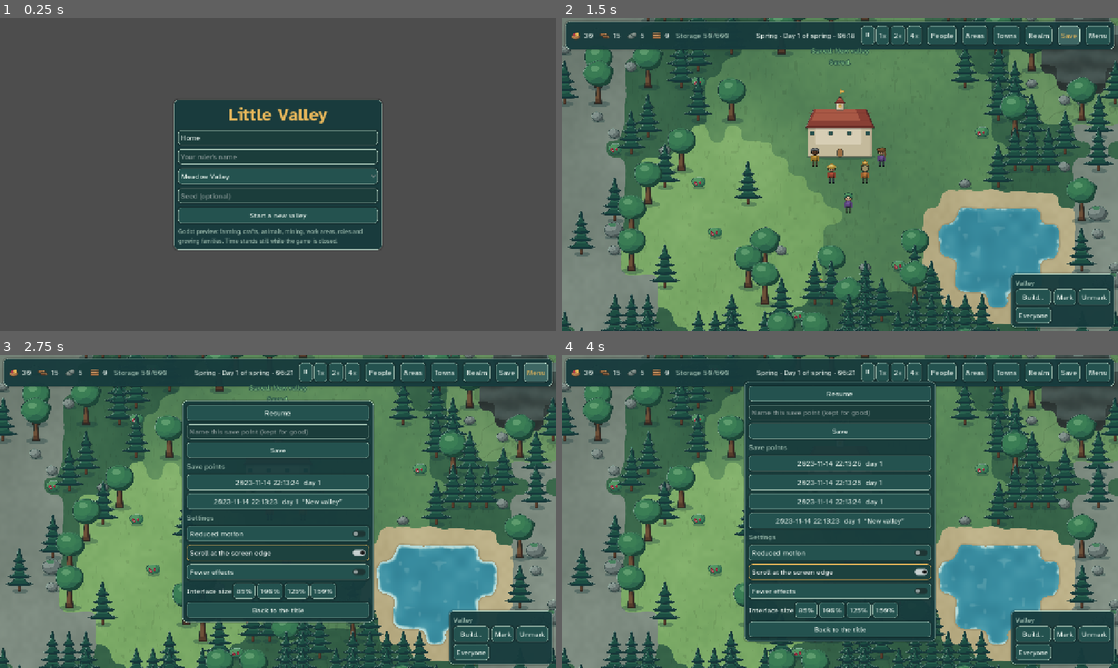
Above: before the commit, frames 1-4 (two rows, left to right).
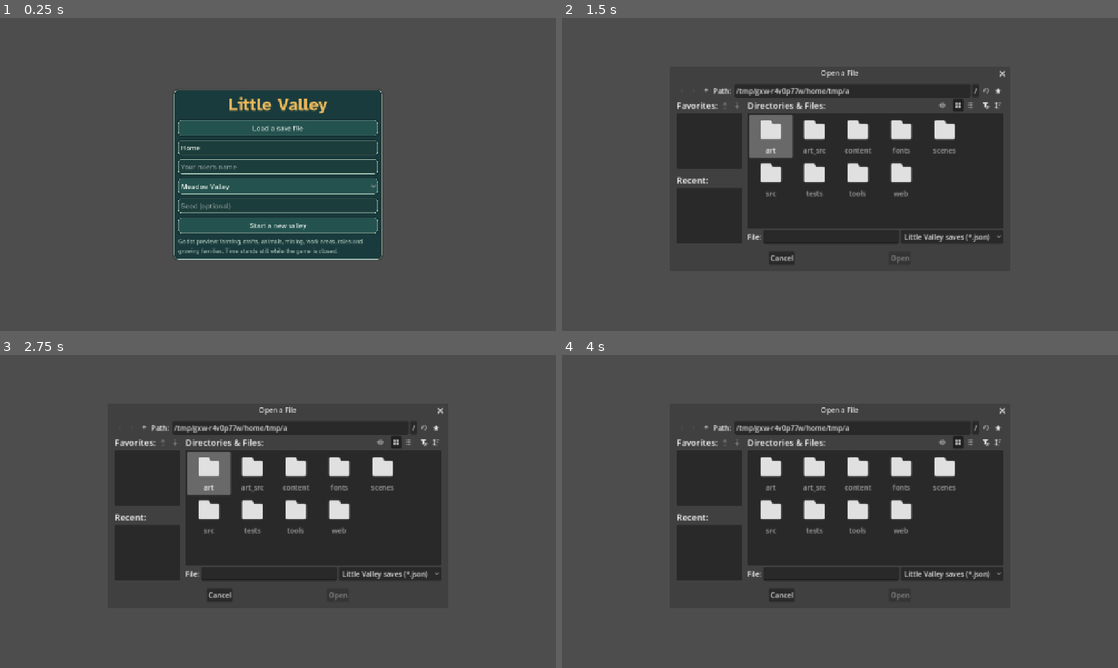
Above: after the commit, the same moments.

Repository: Rozuuuuu/the-little-valley
Game: Godot game, scene res://scenes/main.tscn
Same seed, same stepped clock (60 frames per second), same inputs: the game is played once before the commit and once after it.
Inputs (mouse positions are in pixels of both pictures, inside the frame that each line leads up to):
- Up to frame 1 (0.25 s): no input
- Up to frame 2 (1.5 s): click "Start a new valley" (after the commit: "Load a save file") at 0.5 s; click (1067, 36) at 1.25 s, where only the run before the commit has a clickable "Save"
- Up to frame 3 (2.75 s): click (533, 373) at 2 s, where only the run before the commit has a clickable "Menu"
- Up to frame 4 (4 s): click (840, 448) at 2.75 s, where only the run before the commit has a clickable "Save"; click (840, 439) at 3.5 s, where only the run before the commit has a clickable "Save"

The runs differ from the first frame. In frame 1, 7.1% of the frame differs, in the area x 31-69%, y 23-78%; in frame 2, 95%, in the area x 0-100%, y 0-100%; in frame 3, 91%; in frame 4, 92%.

Commit message:
Godot: save files in and out, and bring valleys over from the old browser game
Download save file (browser download on the web, Downloads folder on desktop),
Load a save file (file picker / system dialog), and on the web the title offers
to copy the old game's IndexedDB valleys in (read only; newest good copy wins:
emergency, current, backup). Imports are stored converted, as named points.

Co-Authored-By: Claude Opus 5.5 <noreply@anthropic.com>

Diff:
--- a/godot/src/persistence/save_store.gd
+++ b/godot/src/persistence/save_store.gd
@@ -64,6 +64,24 @@
 	for id in dropped:
 		DirAccess.remove_absolute(dir.path_join(id + ".json"))
 	return {"ok": true, "error": "", "point": point}
+
+
+## Keeps a save brought in from outside (a file, or the old browser game) as a save point of
+## world `id`. Older versions are stored converted; the source text is never changed.
+## Returns "" or the reason it could not be brought in.
+func import_text(text: String, id: String, label: String) -> String:
+	var data: Variant = JSON.parse_string(text)
+	if not data is Dictionary:
+		return "This file is not a Little Valley save"
+	var r := SaveCodec.decode(data)
+	if r["sim"] == null:
+		return str(r["error"])
+	var d: Dictionary = data
+	if int(d.get("version", 0)) < SaveCodec.VERSION:
+		d = Migrations.migrate(d, SaveCodec.VERSION)["save"]
+	var meta: Dictionary = d["meta"]
+	var saved := save(id, str(meta.get("name", "Old valley")), d, label)
+	return "" if bool(saved["ok"]) else str(saved["error"])
 
 
 ## Every world on this device: [{id, name, points: [...]}], most recently saved first.
--- /dev/null
+++ b/godot/src/platform/files.gd
@@ -0,0 +1,187 @@
+class_name Files
+extends RefCounted
+## Save files in and out of the game, and the old browser game's saves.
+##
+## On the web the browser does the work: a download for "Download save file", a file picker for
+## "Load a save file", and the old game's IndexedDB (same address, so same origin) for bringing
+## old valleys in. The old database is only read, never changed or deleted. On desktop, downloads
+## go to the Downloads folder and files are picked with the system dialog.
+
+## How long to wait for the old game's database before giving up (it answers in milliseconds).
+const OLD_DB_TIMEOUT_MS := 8000
+## How long a file picker may stay open.
+const PICK_TIMEOUT_MS := 30 * 60 * 1000
+
+
+static func is_web() -> bool:
+	return OS.has_feature("web")
+
+
+## A file name for a save: the valley's name and day, safe on every system.
+static func save_file_name(world_name: String, day: int) -> String:
+	var clean := ""
+	for ch in world_name.strip_edges():
+		clean += ch if ch.is_valid_identifier() or ch.is_valid_int() or ch == "-" else "-"
+	while clean.contains("--"):
+		clean = clean.replace("--", "-")
+	clean = clean.trim_prefix("-").trim_suffix("-")
+	return "little-valley-%s-day-%d.json" % [clean if clean != "" else "valley", day]
+
+
+## Offers the save as a file. Returns {ok, error, path} (path is empty on the web).
+static func download(file_name: String, data: Dictionary) -> Dictionary:
+	var text := JSON.stringify(data, "", true, true)
+	if is_web():
+		JavaScriptBridge.download_buffer(text.to_utf8_buffer(), file_name, "application/json")
+		return {"ok": true, "error": "", "path": ""}
+	var dir := OS.get_system_dir(OS.SYSTEM_DIR_DOWNLOADS)
+	if dir == "":
+		dir = OS.get_user_data_dir()
+	var path := dir.path_join(file_name)
+	var f := FileAccess.open(path, FileAccess.WRITE)
+	if f == null:
+		return {"ok": false, "error": "Could not write %s (%s)" % [path, error_string(FileAccess.get_open_error())], "path": ""}
+	f.store_string(text)
+	f.close()
+	return {"ok": true, "error": "", "path": path}
+
+
+static func _tree() -> SceneTree:
+	return Engine.get_main_loop() as SceneTree
+
+
+## Waits for a browser-side job that leaves its answer (a string) in window[slot].
+static func _await_js(slot: String, timeout_ms: int) -> String:
+	var until := Time.get_ticks_msec() + timeout_ms
+	while Time.get_ticks_msec() < until:
+		await _tree().process_frame
+		var v: Variant = JavaScriptBridge.eval("window.%s" % slot, true)
+		if v is String:
+			JavaScriptBridge.eval("window.%s = null" % slot, true)
+			return v
+	return ""
+
+
+## Lets the player pick a save file. Returns {name, text}; both empty if nothing was picked.
+## On desktop, `host` holds the system dialog while it is open.
+static func pick(host: Node) -> Dictionary:
+	if is_web():
+		JavaScriptBridge.eval("""(function () {
+			window.__lvFile = null;
+			var input = document.createElement('input');
+			input.type = 'file';
+			input.accept = '.json,application/json';
+			input.oncancel = function () { window.__lvFile = ''; };
+			input.onchange = function () {
+				var f = input.files && input.files[0];
+				if (!f) { window.__lvFile = ''; return; }
+				var r = new FileReader();
+				r.onload = function () { window.__lvFile = JSON.stringify({ name: f.name, text: String(r.result) }); };
+				r.onerror = function () { window.__lvFile = ''; };
+				r.readAsText(f);
+			};
+			input.click();
+		})()""", true)
+		var got := await _await_js("__lvFile", PICK_TIMEOUT_MS)
+		var parsed: Variant = JSON.parse_string(got) if got != "" else null
+		if parsed is Dictionary:
+			return {"name": str(parsed.get("name", "")), "text": str(parsed.get("text", ""))}
+		return {"name": "", "text": ""}
+	var dialog := FileDialog.new()
+	dialog.file_mode = FileDialog.FILE_MODE_OPEN_FILE
+	dialog.access = FileDialog.ACCESS_FILESYSTEM
+	dialog.use_native_dialog = true
+	dialog.filters = PackedStringArray(["*.json ; Little Valley saves"])
+	dialog.current_dir = OS.get_system_dir(OS.SYSTEM_DIR_DOWNLOADS)
+	host.add_child(dialog)
+	var result := {"name": "", "text": ""}
+	var done := [false]
+	dialog.file_selected.connect(func(path: String) -> void:
+		result["name"] = path.get_file()
+		result["text"] = FileAccess.get_file_as_string(path)
+		done[0] = true)
+	dialog.canceled.connect(func() -> void: done[0] = true)
+	dialog.popup_centered_ratio(0.6)
+	while not done[0]:
+		await host.get_tree().process_frame
+	dialog.queue_free()
+	return result
+
+
+## The old browser game's valleys on this address: [{slot, name, savedAt, candidates: [text]}],
+## each with its copies newest first (emergency copy if newer, then current, then backup). Empty
+## off the web, or when the old game was never played here.
+static func old_game_saves() -> Array[Dictionary]:
+	var out: Array[Dictionary] = []
+	if not is_web():
+		return out
+	JavaScriptBridge.eval("""(function () {
+		window.__lvOld = null;
+		var done = function (v) { window.__lvOld = JSON.stringify(v); };
+		try {
+			var open = indexedDB.open('little-valley');
+			// No old database: abort, so none is created by looking.
+			open.onupgradeneeded = function () { open.transaction.abort(); };
+			open.onerror = function () { done([]); };
+			open.onblocked = function () { done([]); };
+			open.onsuccess = function () {
+				var db = open.result;
+				if (!db.objectStoreNames.contains('meta') || !db.objectStoreNames.contains('data')) { db.close(); done([]); return; }
+				var tx = db.transaction(['meta', 'data']);
+				var metas = tx.objectStore('meta').getAll();
+				var data = tx.objectStore('data');
+				var out = [];
+				metas.onerror = function () { db.close(); done([]); };
+				metas.onsuccess = function () {
+					var list = metas.result || [];
+					var left = list.length;
+					if (!left) { db.close(); done([]); return; }
+					list.forEach(function (meta) {
+						var g = data.get(meta.slot);
+						var finish = function (v) {
+							var em = null;
+							try { em = localStorage.getItem('little-valley:emergency:' + meta.slot); } catch (e) {}
+							out.push({ meta: meta, current: (v && v.current) || null, backup: (v && v.backup) || null, emergency: em });
+							if (--left === 0) { db.close(); done(out); }
+						};
+						g.onsuccess = function () { finish(g.result); };
+						g.onerror = function () { finish(null); };
+					});
+				};
+			};
+		} catch (e) { done([]); }
+	})()""", true)
+	var got := await _await_js("__lvOld", OLD_DB_TIMEOUT_MS)
+	var parsed: Variant = JSON.parse_string(got) if got != "" else null
+	if not parsed is Array:
+		return out
+	for e: Variant in parsed:
+		if e is Dictionary:
+			out.append(old_slot(e))
+	return out
+
+
+## One old-game slot as read from its database: its copies in the order to try them.
+static func old_slot(e: Dictionary) -> Dictionary:
+	var meta: Dictionary = e.get("meta", {}) if e.get("meta") is Dictionary else {}
+	var current: Variant = e.get("current")
+	var candidates: Array[String] = []
+	var em: Variant = e.get("emergency")
+	# The emergency copy (written as the page closed) wins only when it is newer than the save.
+	if em is String and em != "":
+		var em_at := _saved_at(em)
+		var cur_at := _saved_at(current) if current is String else -1.0
+		if em_at > cur_at:
+			candidates.append(em)
+	for t: Variant in [current, e.get("backup")]:
+		if t is String and t != "":
+			candidates.append(t)
+	return {"slot": str(meta.get("slot", "")), "name": str(meta.get("name", "Old valley")), "savedAt": float(meta.get("savedAt", 0)),
+		"day": int(meta.get("day", 0)), "population": int(meta.get("population", 0)), "candidates": candidates}
+
+
+static func _saved_at(text: String) -> float:
+	var d: Variant = JSON.parse_string(text)
+	if d is Dictionary and d.get("meta") is Dictionary:
+		return float(d["meta"].get("savedAt", 0))
+	return -1.0
--- a/godot/src/ui/game.gd
+++ b/godot/src/ui/game.gd
@@ -333,6 +333,72 @@
 		camera.target_pos = camera.position
 
 
+## Keeps a save brought in from outside (a file, or the old browser game) as a new world on this
+## device and opens it. Older versions are stored converted; the source is never changed.
+## Returns "" or the reason it could not be brought in.
+func import_save(text: String, id: String, label: String, open_it: bool = true) -> String:
+	var err := store.import_text(text, id, label)
+	if err == "" and open_it:
+		load_world(id)
+	return err
+
+
+## Brings in a save file the player picked.
+func load_from_file() -> void:
+	var picked := await Files.pick(self)
+	if picked["text"] == "":
+		return
+	var err := import_save(picked["text"], "file-%d" % int(Time.get_unix_time_from_system() * 1000), "Loaded from %s" % picked["name"])
+	if err != "":
+		hud.show_title("%s could not be loaded: %s. The file was not changed." % [picked["name"], err])
+
+
+## The old browser game's valleys not brought in yet (web only).
+func old_game_pending() -> Array[Dictionary]:
+	var have := {}
+	for w: Dictionary in store.worlds():
+		have[w["id"]] = true
+	var out: Array[Dictionary] = []
+	for e: Dictionary in await Files.old_game_saves():
+		if e["slot"] != "" and not have.has(old_world_id(e["slot"])) and not (e["candidates"] as Array).is_empty():
+			out.append(e)
+	return out
+
+
+static func old_world_id(slot: String) -> String:
+	return "browser-" + slot.validate_filename()
+
+
+## Brings in every given old-game valley, each from its newest copy that loads. Returns the problems.
+func import_old_game(entries: Array[Dictionary]) -> PackedStringArray:
+	var problems: PackedStringArray = []
+	for e: Dictionary in entries:
+		var first := ""
+		var ok := false
+		for text: String in e["candidates"]:
+			var err := import_save(text, old_world_id(e["slot"]), "From the old game", false)
+			if err == "":
+				ok = true
+				break
+			if first == "":
+				first = err
+		if not ok:
+			problems.append("%s: %s" % [e["name"], first])
+	return problems
+
+
+## Offers the current valley as a file.
+func download_save() -> void:
+	if sim == null:
+		return
+	var data := SaveCodec.encode(sim, world_name, created_at, {"camX": camera.position.x, "camY": camera.position.y, "zoom": camera.zoom.x})
+	var r := Files.download(Files.save_file_name(world_name, int(data["meta"]["day"])), data)
+	if not bool(r["ok"]):
+		hud.toast(r["error"], "warn")
+	elif str(r["path"]) != "":
+		hud.toast("Saved a copy to %s" % r["path"], "good")
+
+
 func _start(s: Simulation) -> void:
 	sim = s
 	view.set_simulation(s)
--- a/godot/src/ui/hud.gd
+++ b/godot/src/ui/hud.gd
@@ -686,6 +686,9 @@
 		var p: Dictionary = (w["points"] as Array)[0]
 		var id: String = w["id"]
 		v.add_child(_button("Continue %s — day %d, %d people" % [w["name"], int(p.get("day", 0)), int(p.get("population", 0))], func() -> void: game.load_world(id)))
+	v.add_child(_button("Load a save file", func() -> void: game.load_from_file(), "A save downloaded from this game or the old browser game"))
+	if Files.is_web():
+		_offer_old_game(v)
 	var name_edit := LineEdit.new()
 	name_edit.placeholder_text = "Name your valley"
 	name_edit.text = "Home"
@@ -718,6 +721,23 @@
 	_center(_title)
 
 
+## Adds "Bring in valleys from the old game" to the title when the old browser game has valleys
+## on this address that are not here yet. Their originals stay where they are.
+func _offer_old_game(v: VBoxContainer) -> void:
+	var pending := await game.old_game_pending()
+	if pending.is_empty() or not is_instance_valid(v):
+		return
+	var names := ", ".join(pending.map(func(e: Dictionary) -> String: return str(e["name"])))
+	var b := _button("Bring in %d valley%s from the old game" % [pending.size(), "" if pending.size() == 1 else "s"], func() -> void:
+		show_busy("Bringing your valleys over…")
+		await get_tree().process_frame
+		var problems := game.import_old_game(pending)
+		show_title("" if problems.is_empty() else "Some valleys could not be brought over (they are untouched in the old game): " + "; ".join(problems)),
+		"%s. The old game's saves are copied, never changed or removed." % names)
+	v.add_child(b)
+	v.move_child(b, 1)
+
+
 func toggle_menu() -> void:
 	if _menu.visible:
 		_menu.visible = false
@@ -736,6 +756,7 @@
 		game.save_now(label_edit.text.strip_edges())
 		toggle_menu()
 		toggle_menu()))
+	v.add_child(_button("Download save file", func() -> void: game.download_save(), "A copy of this valley as a file, to keep or move to another device"))
 	if game.sim != null and game.sim.ruler() == null:
 		# Valleys from before the ruler walked the map.
 		var throne_edit := LineEdit.new()
--- a/godot/tests/test_migrations.gd
+++ b/godot/tests/test_migrations.gd
@@ -117,3 +117,28 @@
 	var r := SaveCodec.decode(bad)
 	check(r["sim"] == null and str(r["error"]).contains("damaged"), "a damaged v4 save is refused: %s" % r["error"])
 	check(str((good["sim"]["settlers"] as Array)[0]["hunger"]) != "lots", "the original is untouched")
+
+
+func test_bringing_saves_in_keeps_them_converted_and_named() -> void:
+	var store := SaveStore.new("user://test_import_%d" % Time.get_ticks_usec())
+	var text := FileAccess.get_file_as_string("res://tests/golden/v4-save.json")
+	check_eq(store.import_text(text, "browser-slot-1", "From the old game"), "", "a v4 save is brought in")
+	var pts := store.points("browser-slot-1")
+	check(pts.size() == 1 and pts[0]["label"] == "From the old game", "as a named save point, so it is never pruned")
+	var got := store.load_point("browser-slot-1")
+	check_eq(int(got["data"]["version"]), SaveCodec.VERSION, "stored converted to the current version")
+	check(SaveCodec.decode(got["data"])["sim"] != null, "and opens")
+	allowed_errors.append("Parse JSON failed")
+	check(store.import_text("{ nope", "w2", "x") != "", "text that is not a save is refused")
+	check(store.points("w2").is_empty(), "and nothing is kept for it")
+
+
+func test_old_game_copies_are_tried_newest_first() -> void:
+	var old := '{"meta":{"savedAt":100}}'
+	var newer := '{"meta":{"savedAt":200}}'
+	var e := Files.old_slot({"meta": {"slot": "a", "name": "Vale"}, "current": old, "backup": "b", "emergency": newer})
+	check_eq(e["candidates"], [newer, old, "b"], "a newer emergency copy is tried first")
+	e = Files.old_slot({"meta": {"slot": "a"}, "current": newer, "backup": null, "emergency": old})
+	check_eq(e["candidates"], [newer], "an older emergency copy is ignored")
+	check_eq(Files.save_file_name("Oak Hollow!", 12), "little-valley-Oak-Hollow-day-12.json", "file names are safe")
+	check_eq(Files.save_file_name("???", 1), "little-valley-valley-day-1.json", "an unusable name falls back")
Not shown, added: godot/src/platform/files.gd.uid
